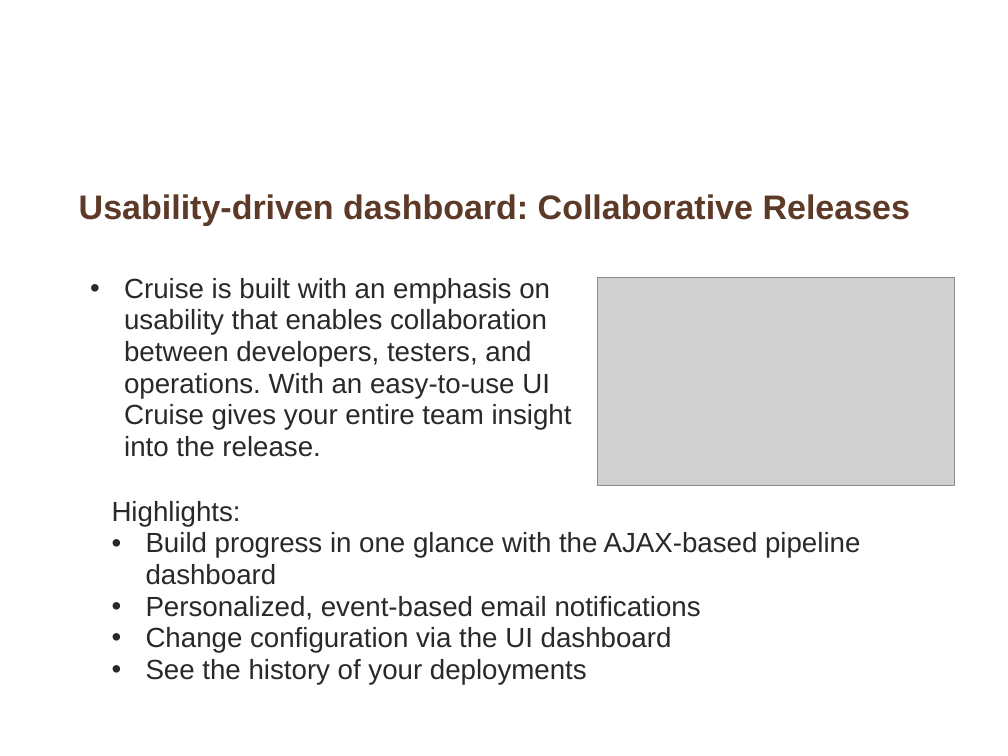
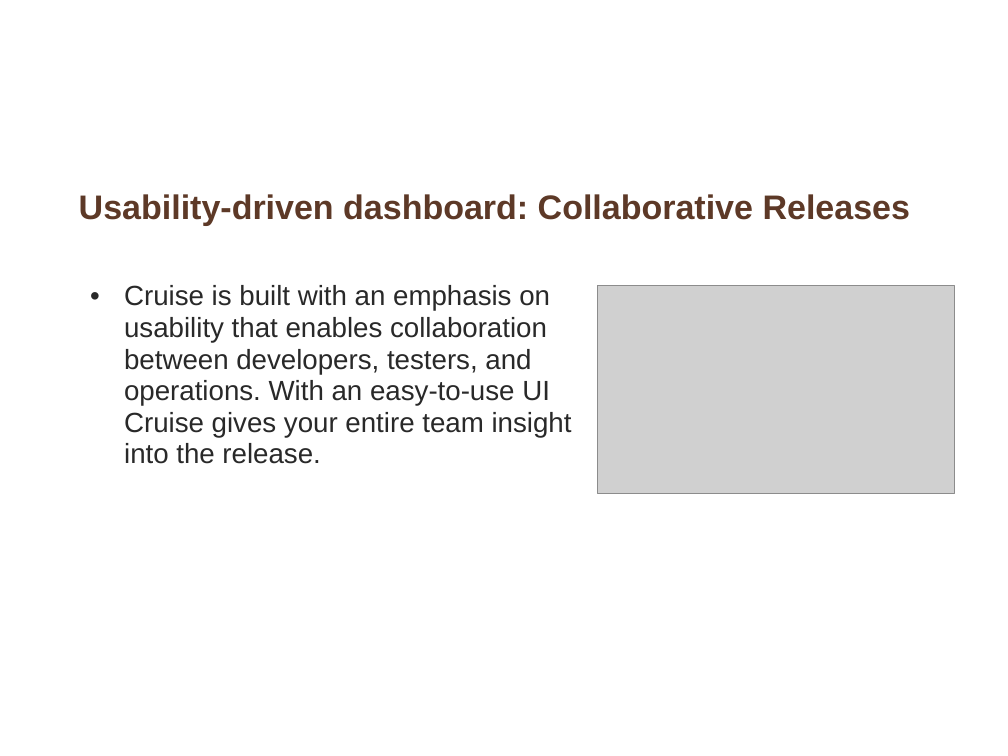
Before and after one commit to whimet/cruisetraining, a slide deck: slide 6 of Core_features_of_Cruise.ppt. Drawn at 1008x756 pixels with LibreOffice and Linux fonts; fonts in the diff are those of the drawing; grey boxes stand for pictures; background and template pictures are left out. Boxes give left, top, right and bottom in pixels: in the first picture for what was removed or moved away, otherwise in the second. Text is boxed around its words. In the diff, an @@ line names an element or a change of style, - is before the commit and + after.

```diff
--- a/Core_features_of_Cruise.ppt
+++ b/Core_features_of_Cruise.ppt
@@ text "Cruise is built with an ...": place and size @@
-text "Cruise is built with an ..." at [124,278,572,457]
+text "Cruise is built with an ..." at [124,285,572,464]
@@ picture: place and size @@
-picture at [597,278,954,485]
+picture at [597,286,954,494]
@@ text removed at [112,501,860,684] @@
-  Highlights:
-  • Build progress in one glance with the AJAX-based pipeline dashboard
-  • Personalized, event-based email notifications
-  • Change configuration via the UI dashboard
-  • See the history of your deployments
```
Also in this commit, not shown: 5 other slides changed, 1 slide removed, 1 other file.
